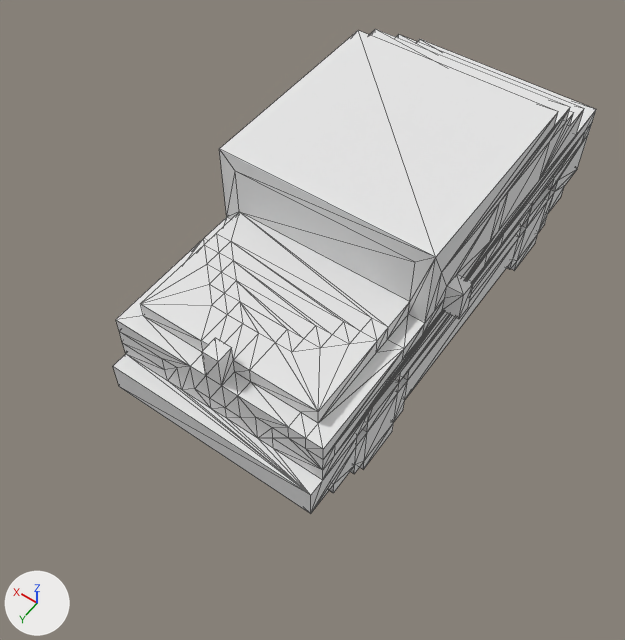
A saved change to the OBJ model character modeling/Car/black car/black car.obj.
Camera for both pictures: a 50 mm camera at (-1.81, 2.94, 4.3) aimed at (-0.06, 0.48, 0.43). Arrows for +X, +Y and +Z are at lower left; the lights stay in place. Mesh edges are drawn as thin lines. Where no turn or scale is listed for an object, it has been applied to the vertices. Vertices at the same position are counted once.

Names of what the first picture shows: 'Untitled'.
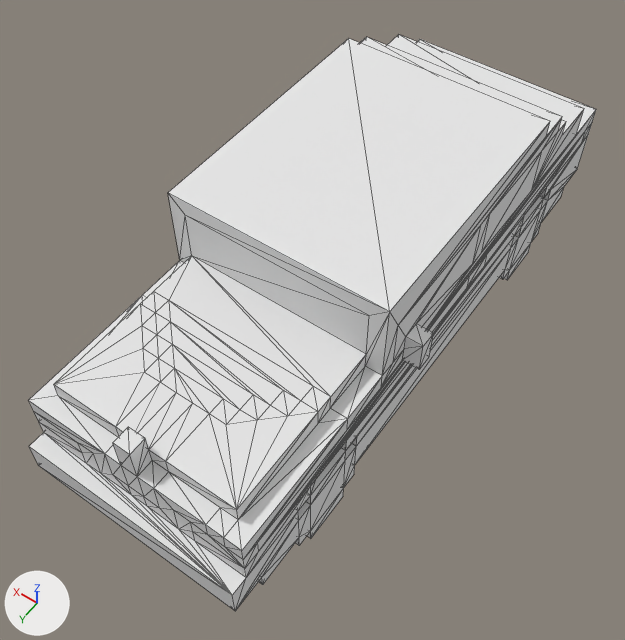
Boxes (x1, y1, x2, y2) around the edits, measured in the pictures (625 x 640 px; the box of a moved part takes in the faces that stretch with it):
'Untitled', reshaped (17% wider, 19% taller): before (113, 29, 596, 513); after (29, 35, 596, 611)
part 1 of me_untitled, moved or reshaped: before (401, 35, 588, 399); after (347, 35, 588, 464)
part 2 of me_untitled, moved or reshaped: before (369, 29, 574, 125); after (360, 35, 566, 136)
part 3 of me_untitled, moved or reshaped: before (338, 108, 595, 451); after (262, 112, 595, 547)
part 4 of me_untitled, moved or reshaped: before (204, 30, 593, 452); after (143, 38, 589, 543)
part 5 of me_untitled, moved or reshaped: before (204, 234, 409, 474); after (140, 292, 357, 546)
part 6 of me_untitled, moved or reshaped: before (113, 239, 404, 513); after (29, 296, 348, 611)

What the commit changed:
me_untitled has 357 vertices, 722 faces and spans x -0.8..0.7, y -1.7..1.4, z 0.0..1.3.
me_untitled is used by ob_untitled; location (0.0, 0.0, 0.0).
me_untitled part 1: all 46 vertices in x -0.7..-0.6, y -1.3..-0.8, z 0.0..1.3 are moved by (0.0, 0.1, 0.0).
me_untitled part 2: all 46 vertices in x 0.5..0.6, y -1.3..-0.8, z 0.0..1.3 are moved by (0.0, 0.1, 0.0).
me_untitled part 3: all 16 vertices in x -0.7..0.6, y -0.5..-0.3, z 0.6..1.1 are moved by (0.0, 0.2, 0.0).
me_untitled part 4: all 36 vertices in x -0.8..0.7, y 0.1..0.4, z 0.7..1.3 are moved by (0.0, 0.4, 0.0).
me_untitled part 5: all 112 vertices in x -0.7..0.6, y 0.5..1.0, z 0.0..0.9 are moved by (0.0, 0.5, 0.0).
me_untitled part 6: all 61 vertices in x -0.7..0.6, y 1.2..1.4, z 0.2..1.0 are moved by (0.0, 0.6, 0.0).
